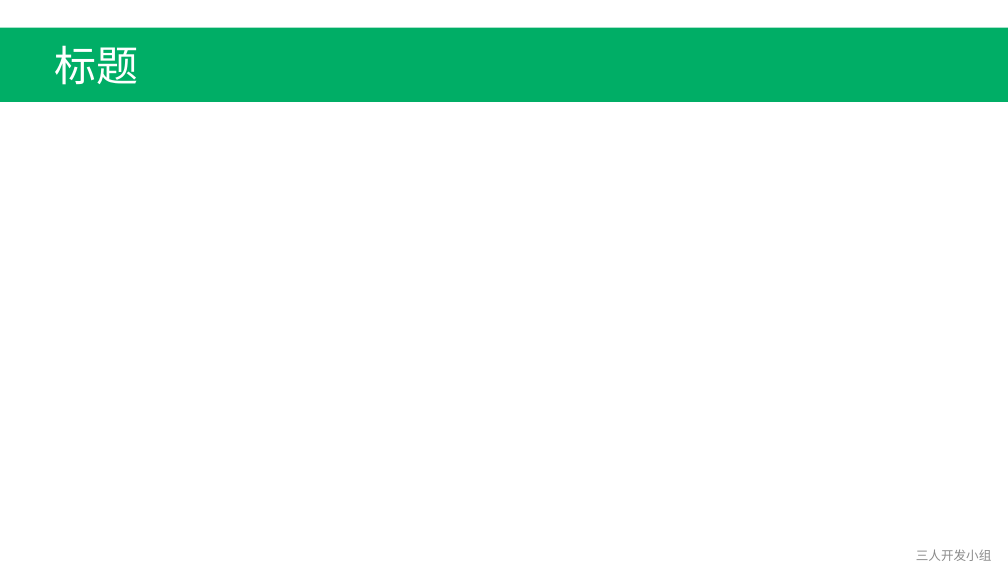
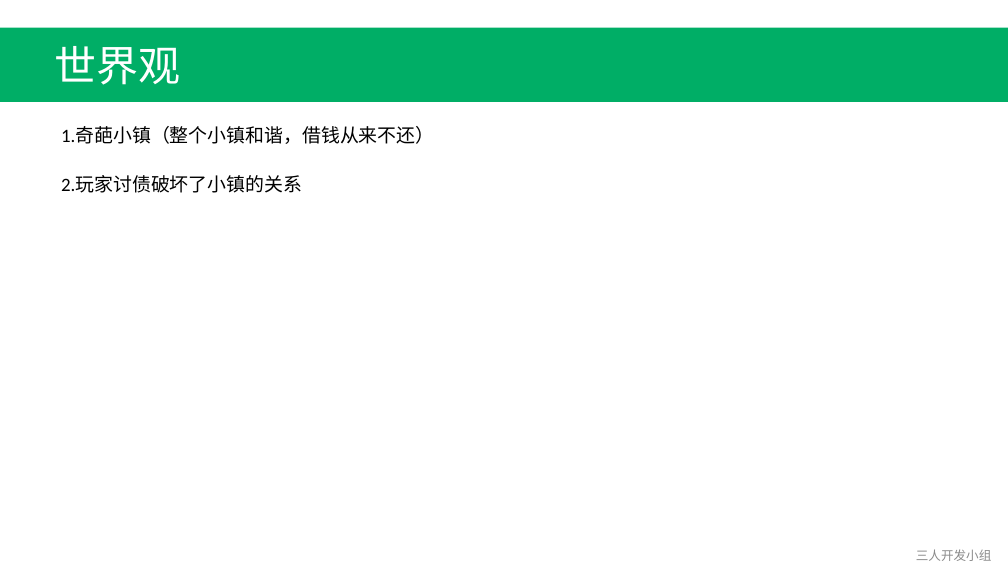
Before and after one commit to Fordebt/Give-me-my-money, a slide deck: slide 2 of 主线剧情.pptx (slide 5 before the commit). Drawn at 1008x567 pixels with LibreOffice and Linux fonts; fonts in the diff are those of the drawing. Boxes give left, top, right and bottom in pixels: in the first picture for what was removed or moved away, otherwise in the second. Text is boxed around its words. In the diff, an @@ line names an element or a change of style, - is before the commit and + after.

```diff
--- a/主线剧情.pptx
+++ b/主线剧情.pptx
@@ text at <box>55,46,181,85</box>: text changed @@
-标题
+世界观
@@ text added at <box>61,127,434,144</box>, 18 pt, text #000000 @@
+1.奇葩小镇（整个小镇和谐，借钱从来不还）
@@ text added at <box>61,175,302,193</box>, 18 pt, text #000000 @@
+2.玩家讨债破坏了小镇的关系
```
Also in this commit, not shown: 1 other slide changed, 3 slides removed, 6 other files.
